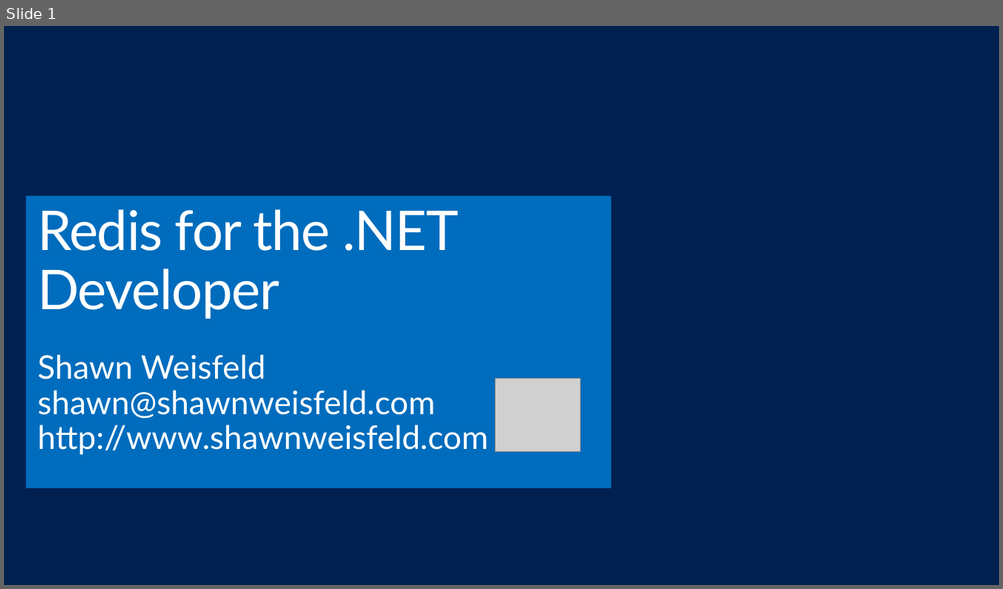
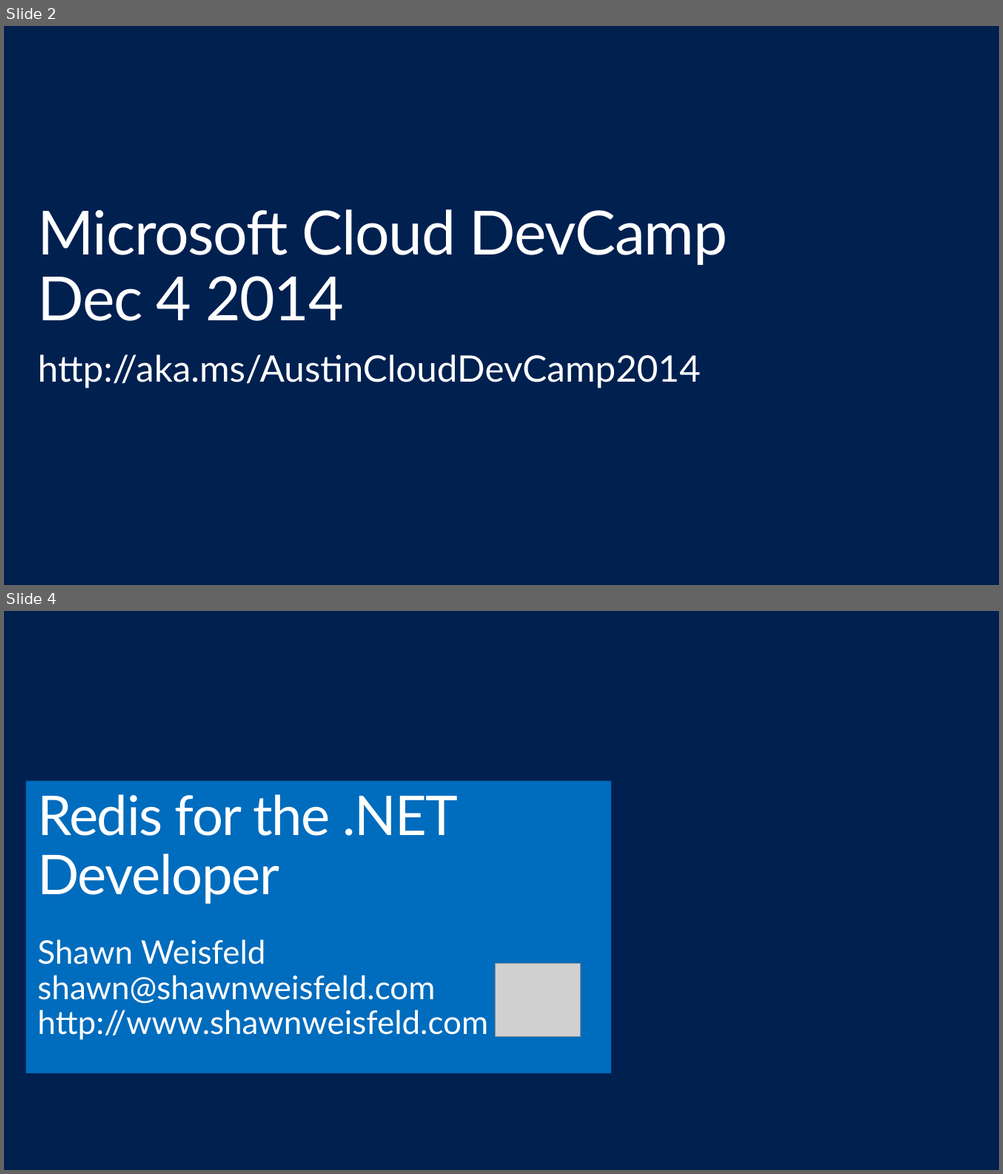
Before and after one commit to shawnweisfeld/20141110_Redis, a slide deck: Redis.pptx. Shown one above the other, each under a label of ours: slide 1 before the commit, slides 2 and 4 after it; the slides between them are not shown. The pictures are 1003x589 and 1003x1174 pixels, drawn with LibreOffice and Linux fonts; fonts in the diff are those of the drawing; grey boxes stand for pictures; background and template pictures are left out. Boxes give left, top, right and bottom in pixels: in the first picture for what was removed or moved away, otherwise in the second. Text is boxed around its words. In the diff, an @@ line names an element or a change of style, - is before the commit and + after.

```diff
--- a/Redis.pptx
+++ b/Redis.pptx
@@ slide 2 added at [4,26,999,585], background #002050 @@
@@ title added at [37,210,727,321], 60 pt, text #FFFFFF @@
+Microsoft Cloud DevCamp
+Dec 4 2014
@@ text added at [38,355,700,389], 36 pt, text #FFFFFF @@
+http://aka.ms/AustinCloudDevCamp2014
@@ what was slide 1 is now slide 4 @@
```
Also in this commit, not shown: 2 other slides added.
